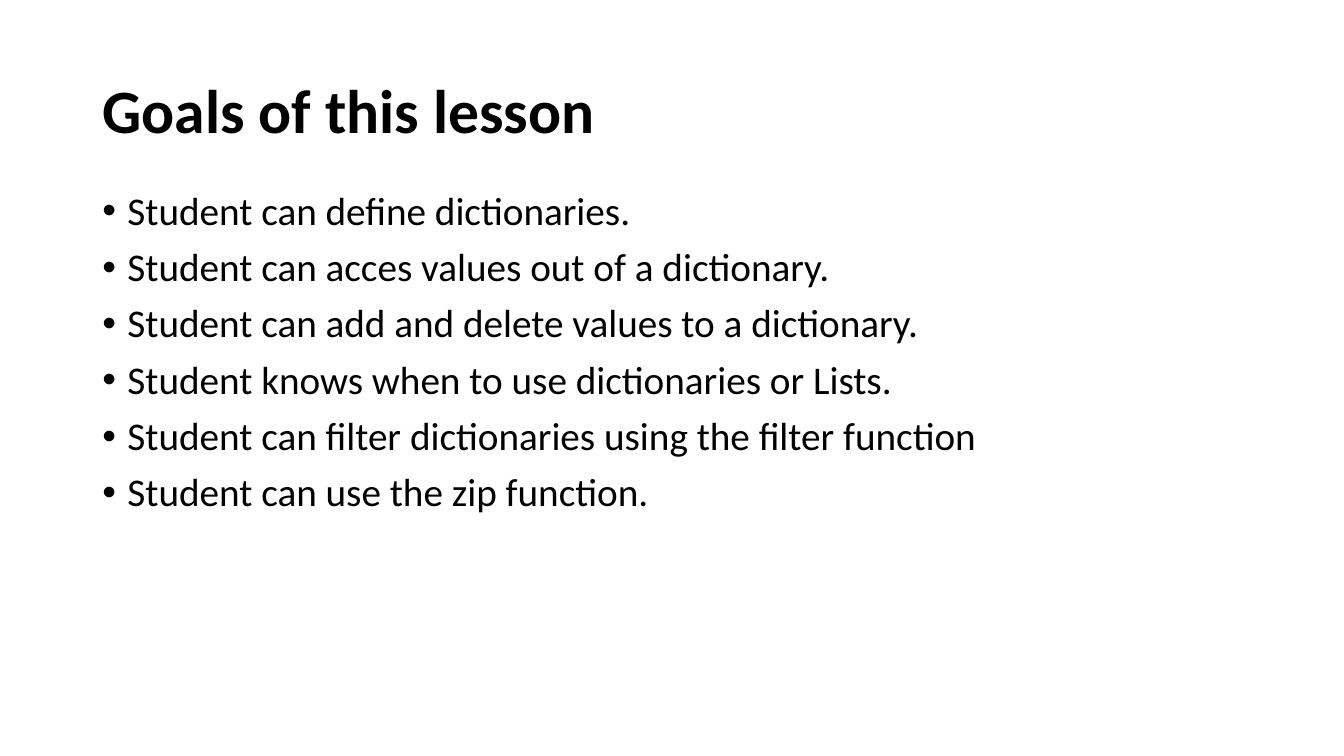
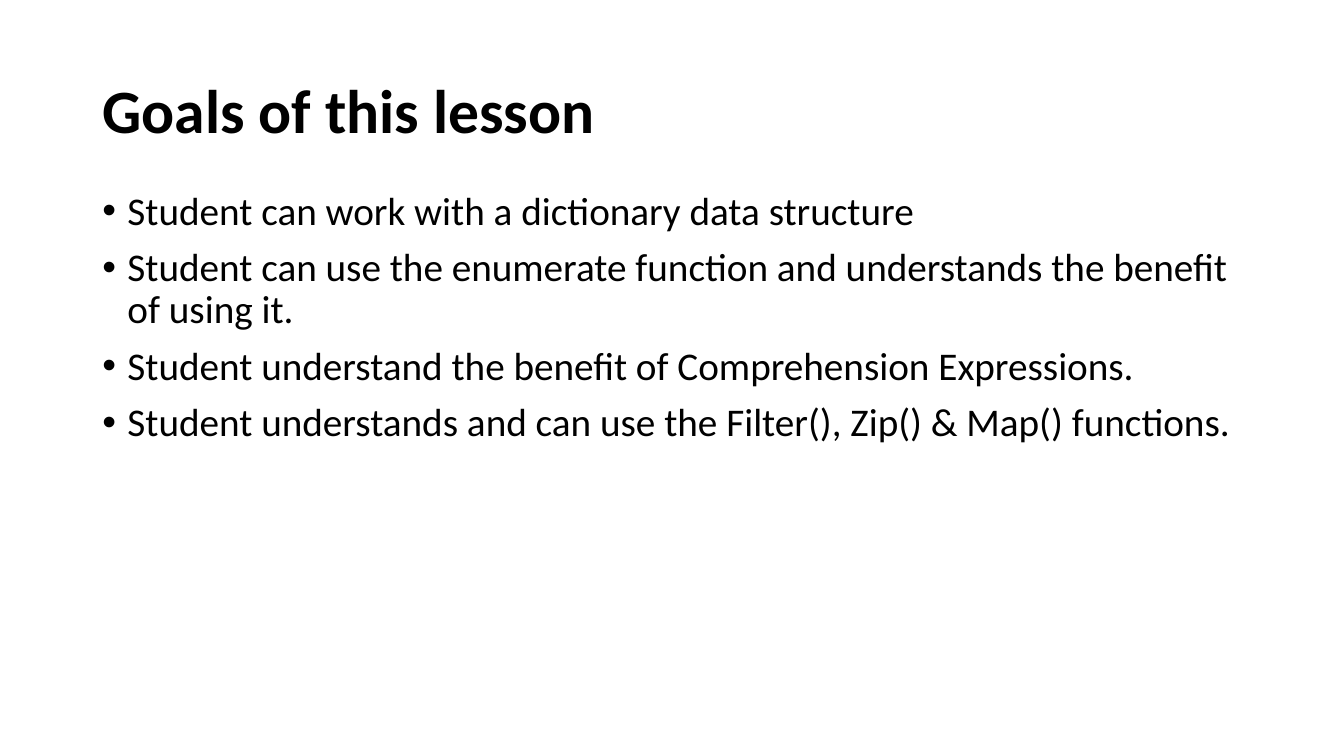
Before and after one commit to UCLL-PR2/exercises, a slide deck: slide 3 of 03-iterable/programming2_iterable.pptx. Drawn at 1344x756 pixels with LibreOffice and Linux fonts; fonts in the diff are those of the drawing. Boxes give left, top, right and bottom in pixels: in the first picture for what was removed or moved away, otherwise in the second. Text is boxed around its words. In the diff, an @@ line names an element or a change of style, - is before the commit and + after.

```diff
--- a/03-iterable/programming2_iterable.pptx
+++ b/03-iterable/programming2_iterable.pptx
@@ text at [127, 197, 1230, 443]: text changed @@
-• Student can define dictionaries.
-• Student can acces values out of a dictionary.
-• Student can add and delete values to a dictionary.
-• Student knows when to use dictionaries or Lists.
-• Student can filter dictionaries using the filter function
-• Student can use the zip function.
+• Student can work with a dictionary data structure
+• Student can use the enumerate function and understands the benefit of using it.
+• Student understand the benefit of Comprehension Expressions.
+• Student understands and can use the Filter(), Zip() & Map() functions.
```
Also in this commit, not shown: 7 other slides changed, 8 slides added, 5 other files.
